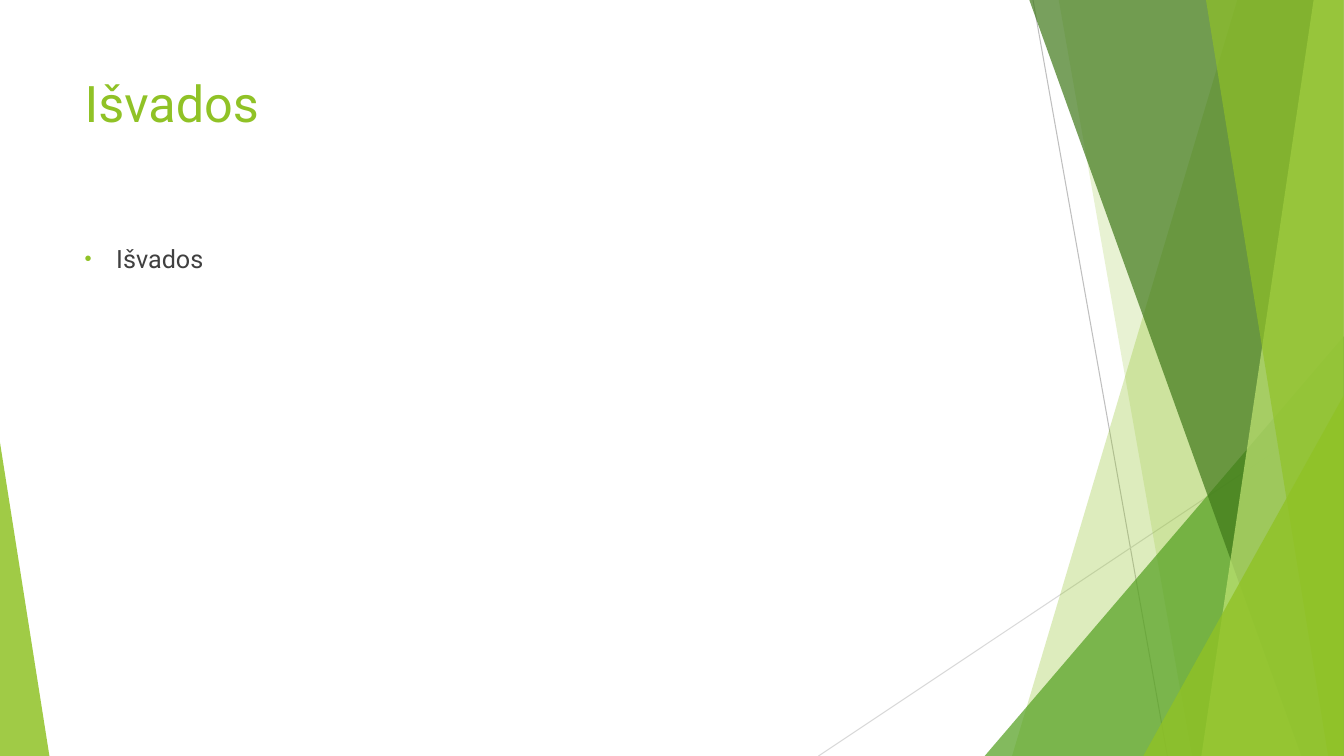
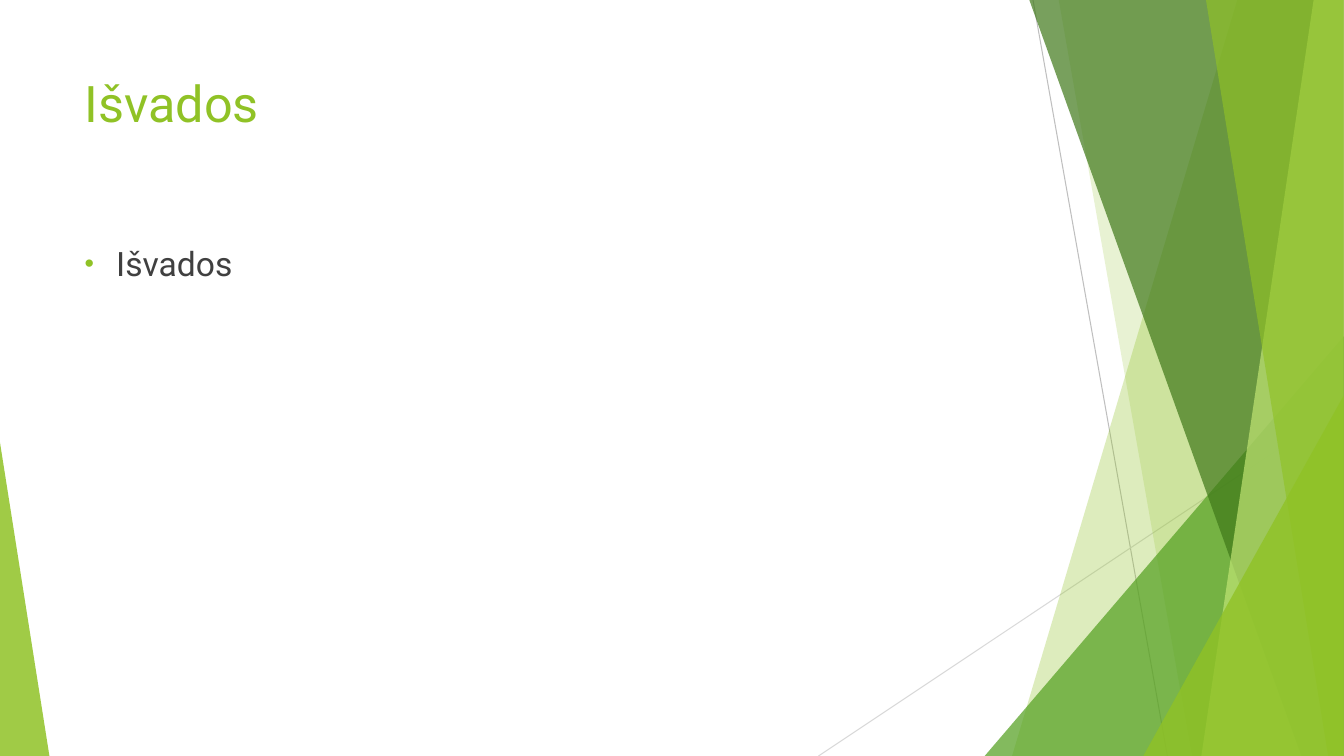
Before and after one commit to ZilvinasAbr/SocialinesRaidosProjektas, a slide deck: slide 15 of Pristatymas.pptx (slide 13 before the commit). Drawn at 1344x756 pixels with LibreOffice and Linux fonts; fonts in the diff are those of the drawing. Boxes give left, top, right and bottom in pixels: in the first picture for what was removed or moved away, otherwise in the second. Text is boxed around its words. In the diff, an @@ line names an element or a change of style, - is before the commit and + after.

```diff
--- a/Pristatymas.pptx
+++ b/Pristatymas.pptx
@@ text "Išvados" at [116,251,232,277]: size 18 to 24 pt @@
```
Also in this commit, not shown: 2 slides added, 1 other file.
